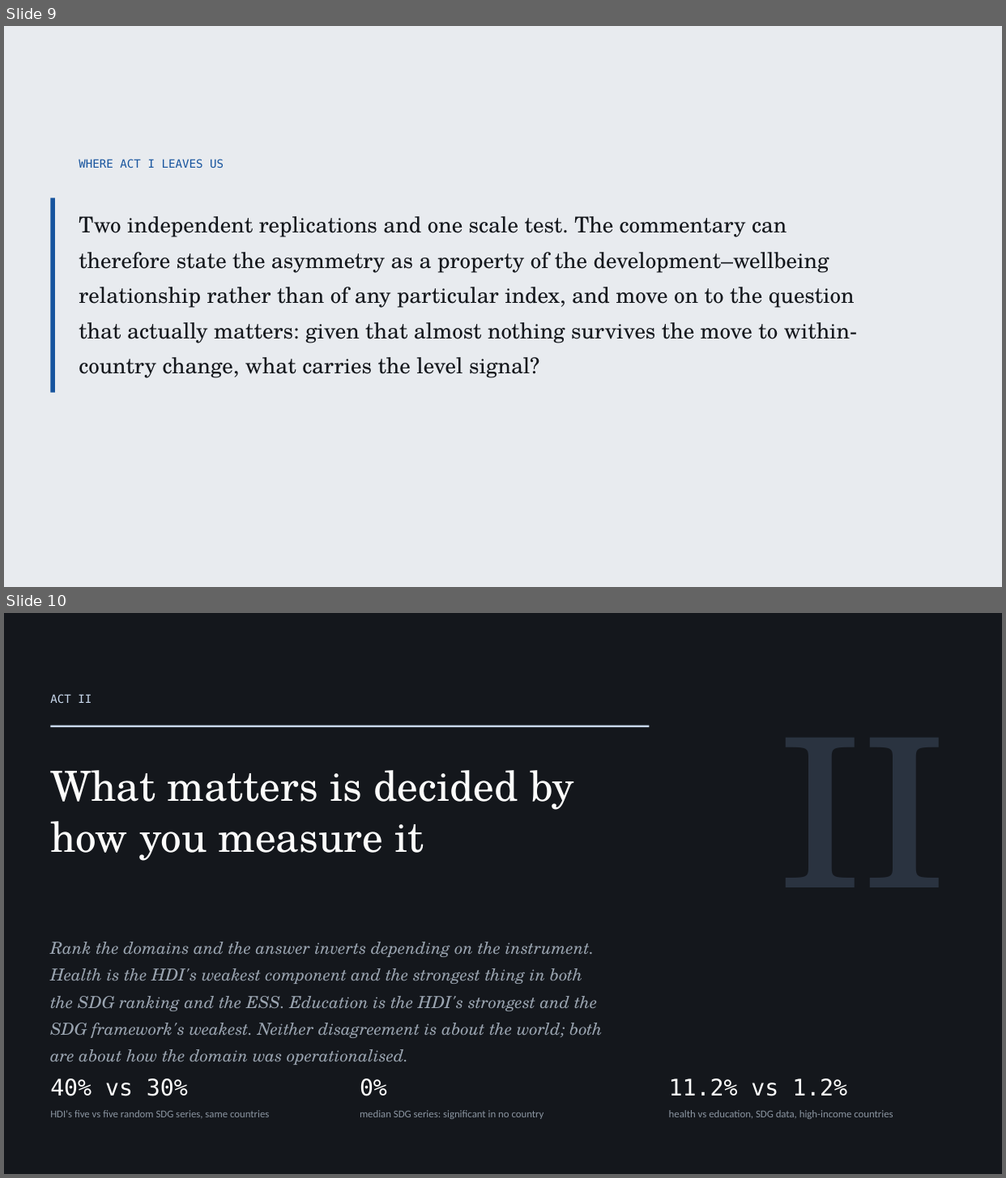
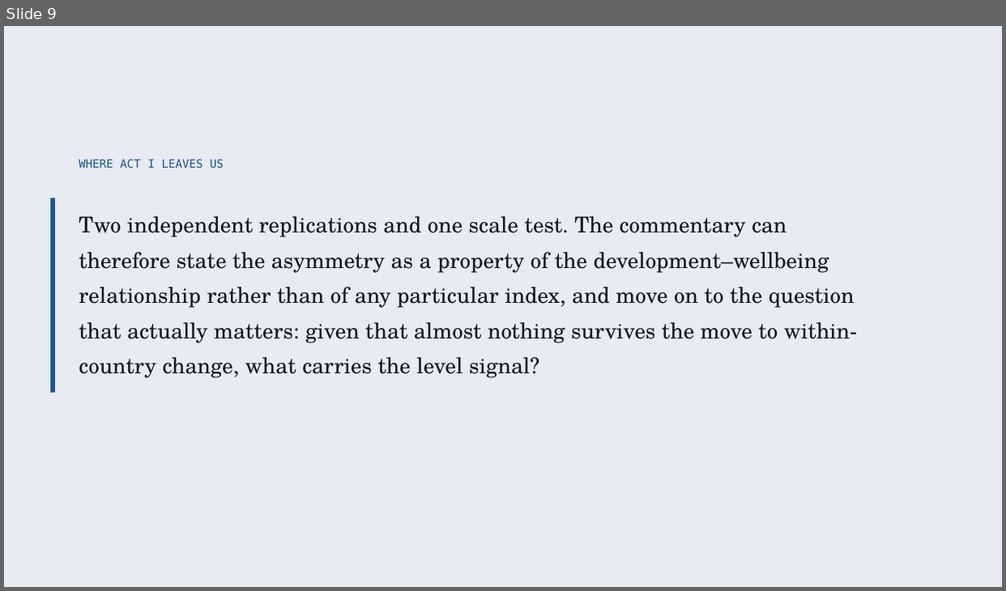
Before and after one commit to cwejnert/HDI-Happiness, a slide deck: deck/Measured_Where_It_Varies.pptx. Shown one above the other, each under a label of ours: slides 9 and 10 before the commit, slide 9 after it. The pictures are 1006x1178 and 1006x591 pixels, drawn with LibreOffice and Linux fonts; fonts in the diff are those of the drawing. Boxes give left, top, right and bottom in pixels: in the first picture for what was removed or moved away, otherwise in the second. Text is boxed around its words. In the diff, an @@ line names an element or a change of style, - is before the commit and + after.

```diff
--- a/deck/Measured_Where_It_Varies.pptx
+++ b/deck/Measured_Where_It_Varies.pptx
@@ slide 10 removed at bbox=[4, 613, 1002, 1174], background #14171C @@
@@ text removed at bbox=[50, 694, 91, 703] @@
-ACT II
@@ rectangle removed at bbox=[50, 726, 650, 727] @@
@@ text removed at bbox=[50, 770, 574, 861] @@
-What matters is decided by how you measure it
@@ text removed at bbox=[50, 942, 603, 1062] @@
-Rank the domains and the answer inverts depending on the instrument. Health is the HDI's weakest component and the strongest thing in both the SDG ranking and the ESS. Education is the HDI's strongest and the SDG framework's weakest. Neither disagreement is about the world; both are about how the domain was operationalised.
@@ text removed at bbox=[50, 1079, 269, 1118] @@
-40% vs 30%
-HDI's five vs five random SDG series, same countries
@@ text removed at bbox=[360, 1079, 544, 1119] @@
-0%
-median SDG series: significant in no country
@@ text removed at bbox=[669, 1079, 893, 1119] @@
-11.2% vs 1.2%
-health vs education, SDG data, high-income countries
```
Also in this commit, not shown: 3 slides changed, 4 slides added, 4 other files.
